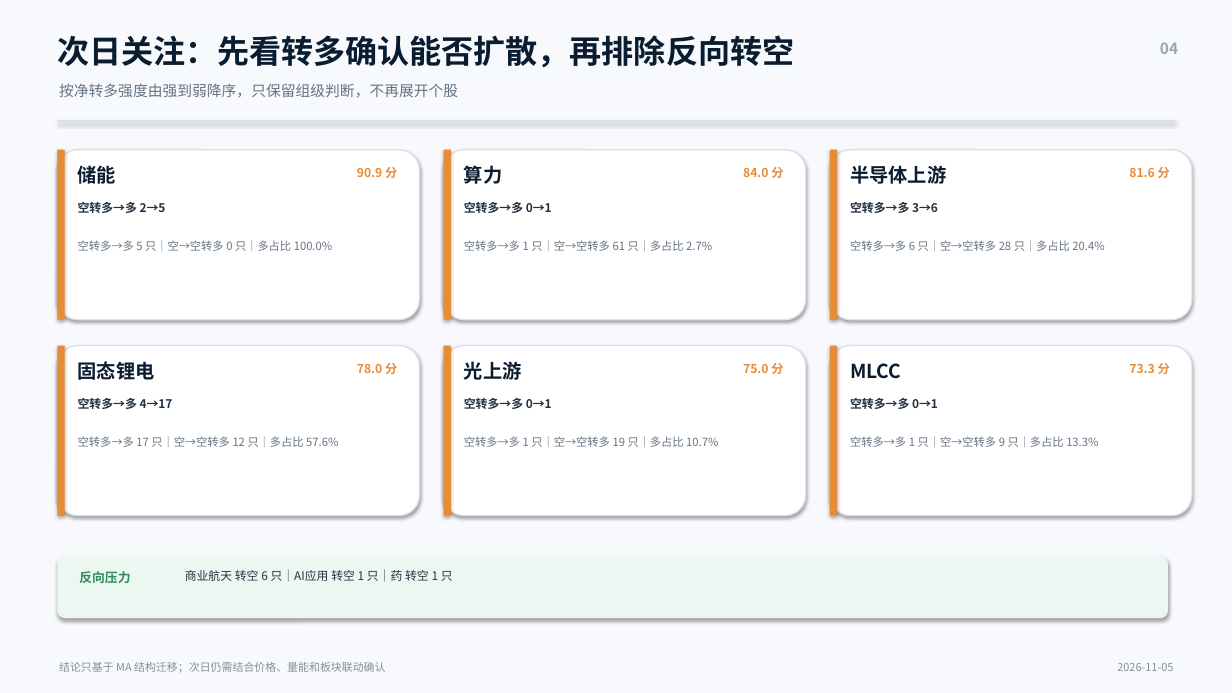
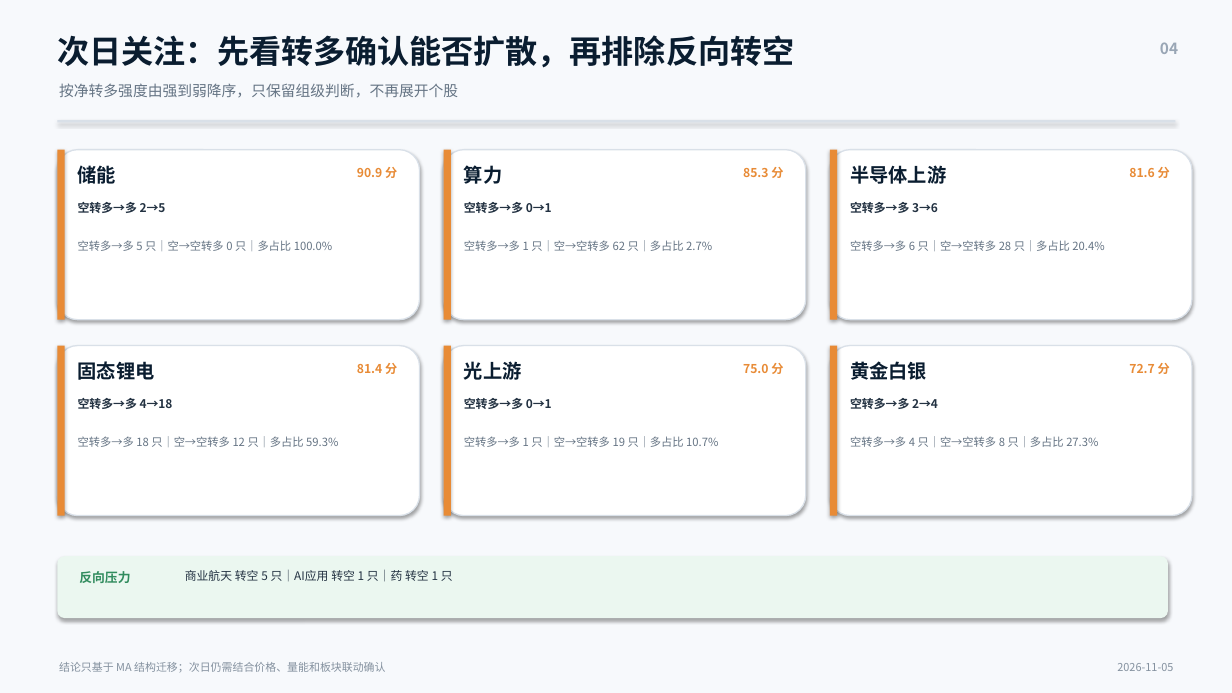
Before and after one commit to nancybhc/a-share-blast-lab, a slide deck: slide 4 of assets/多空阶段简报_2026-11-05.pptx. Drawn at 1232x693 pixels with LibreOffice and Linux fonts; fonts in the diff are those of the drawing. Boxes give left, top, right and bottom in pixels: in the first picture for what was removed or moved away, otherwise in the second. Text is boxed around its words. In the diff, an @@ line names an element or a change of style, - is before the commit and + after.

```diff
--- a/assets/多空阶段简报_2026-11-05.pptx
+++ b/assets/多空阶段简报_2026-11-05.pptx
@@ text at (743,167,783,178): text changed @@
-84.0 分
+85.3 分
@@ text at (464,240,712,251): text changed @@
-空转多→多 1 只｜空→空转多 61 只｜多占比 2.7%
+空转多→多 1 只｜空→空转多 62 只｜多占比 2.7%
@@ text at (357,363,397,374): text changed @@
-78.0 分
+81.4 分
@@ text at (850,361,927,380): text changed @@
-MLCC
+黄金白银
@@ text at (1129,363,1170,374): text changed @@
-73.3 分
+72.7 分
@@ text at (78,398,173,409): text changed @@
-空转多→多 4→17
+空转多→多 4→18
@@ text at (850,398,938,409): text changed @@
-空转多→多 0→1
+空转多→多 2→4
@@ text at (78,436,338,447): text changed @@
-空转多→多 17 只｜空→空转多 12 只｜多占比 57.6%
+空转多→多 18 只｜空→空转多 12 只｜多占比 59.3%
@@ text at (850,436,1098,447): text changed @@
-空转多→多 1 只｜空→空转多 9 只｜多占比 13.3%
+空转多→多 4 只｜空→空转多 8 只｜多占比 27.3%
@@ text at (185,570,453,582): text changed @@
-商业航天 转空 6 只｜AI应用 转空 1 只｜药 转空 1 只
+商业航天 转空 5 只｜AI应用 转空 1 只｜药 转空 1 只
```
Also in this commit, not shown: 2 other slides changed, 8 other files.
